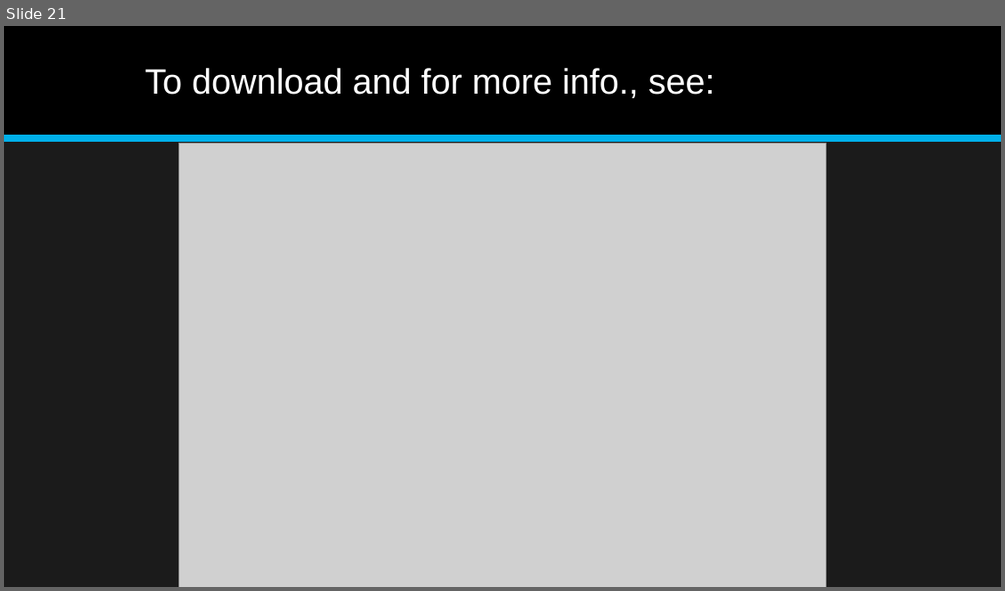
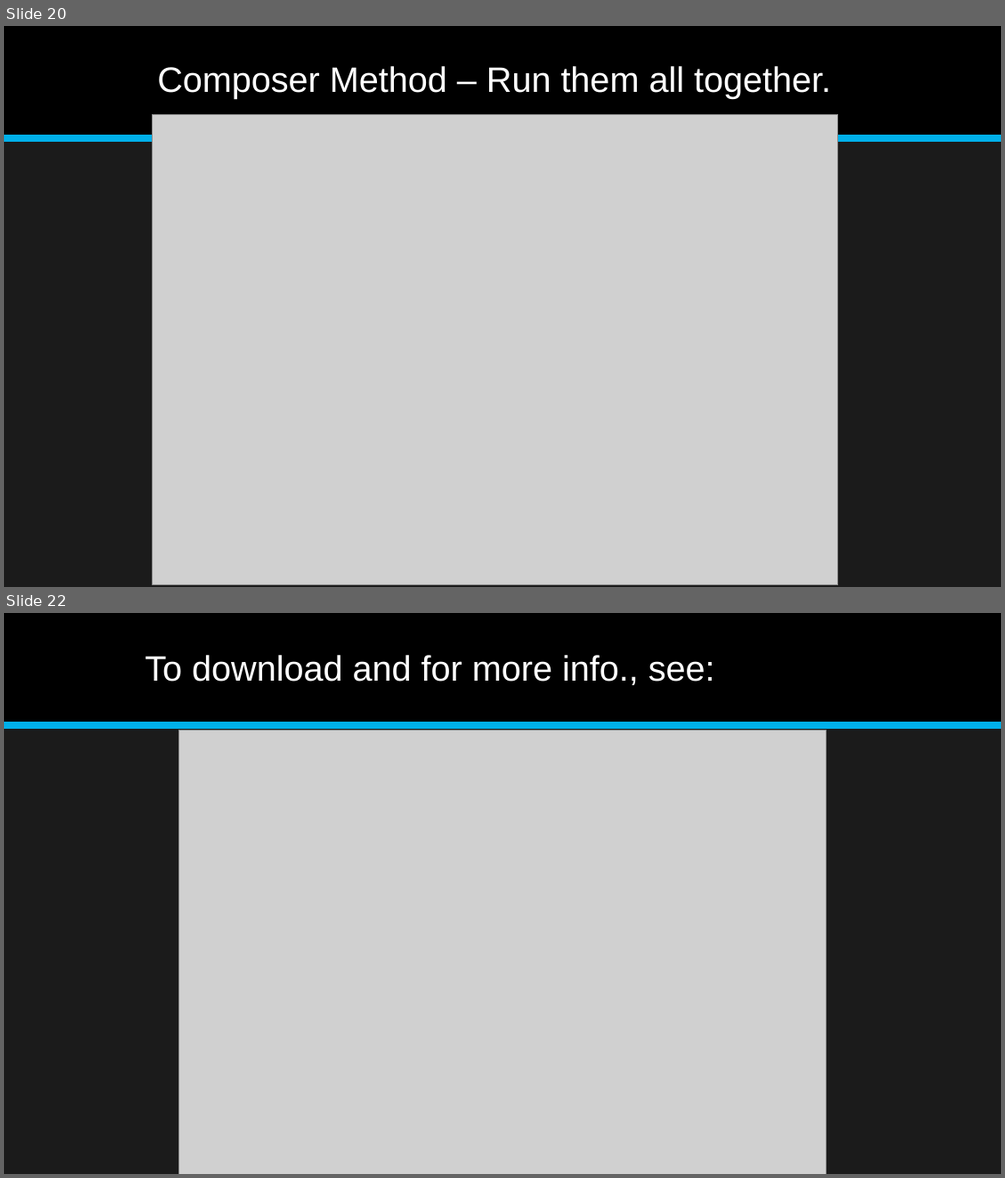
Before and after one commit to jonathan-r-jones/Composable-Batch-Files, a slide deck: Composable Batch File Helper.pptx. Shown one above the other, each under a label of ours: slide 21 before the commit, slides 20 and 22 after it; the slides between them are not shown. The pictures are 1005x591 and 1005x1178 pixels, drawn with LibreOffice and Linux fonts; fonts in the diff are those of the drawing; grey boxes stand for pictures. Boxes give left, top, right and bottom in pixels: in the first picture for what was removed or moved away, otherwise in the second. Text is boxed around its words. In the diff, an @@ line names an element or a change of style, - is before the commit and + after.

```diff
--- a/Composable Batch File Helper.pptx
+++ b/Composable Batch File Helper.pptx
@@ slide 20 added at bbox=[4, 26, 1001, 587], background #1B1B1B; not listed: 2 template elements that a slide beside it also shows @@
@@ title added at bbox=[157, 66, 831, 99], 34 pt, text #FFFFFF @@
+Composer Method – Run them all together.
@@ picture added at bbox=[153, 114, 839, 585] @@
@@ what was slide 21 is now slide 22 @@
```
Also in this commit, not shown: 1 slide changed, 4 other files.
